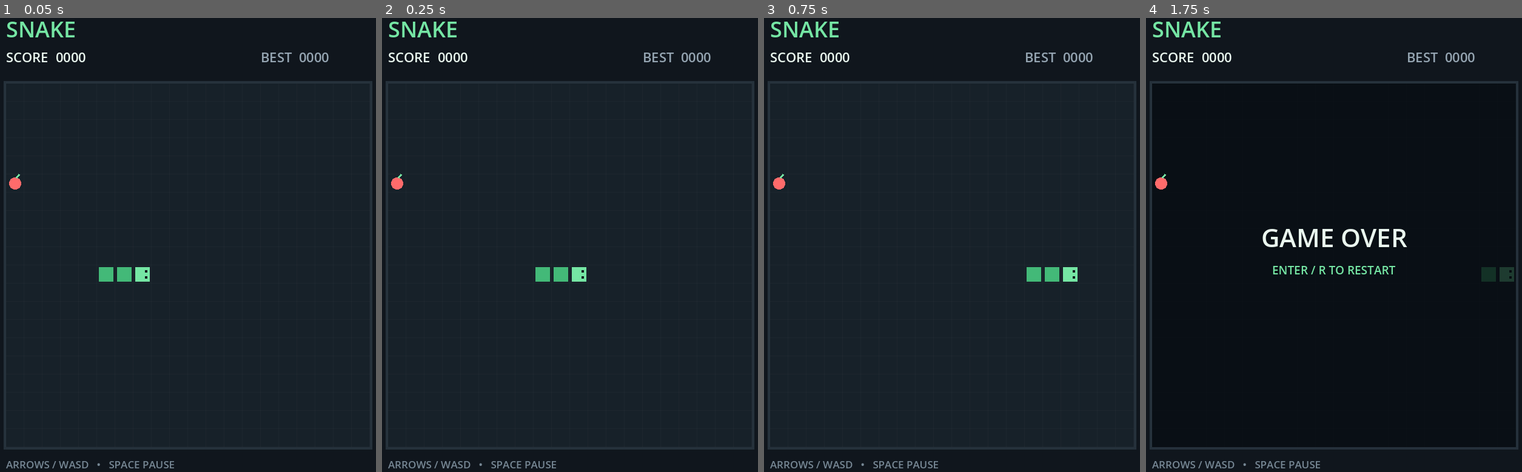
Above: before the commit, frames 1-4 (left to right).
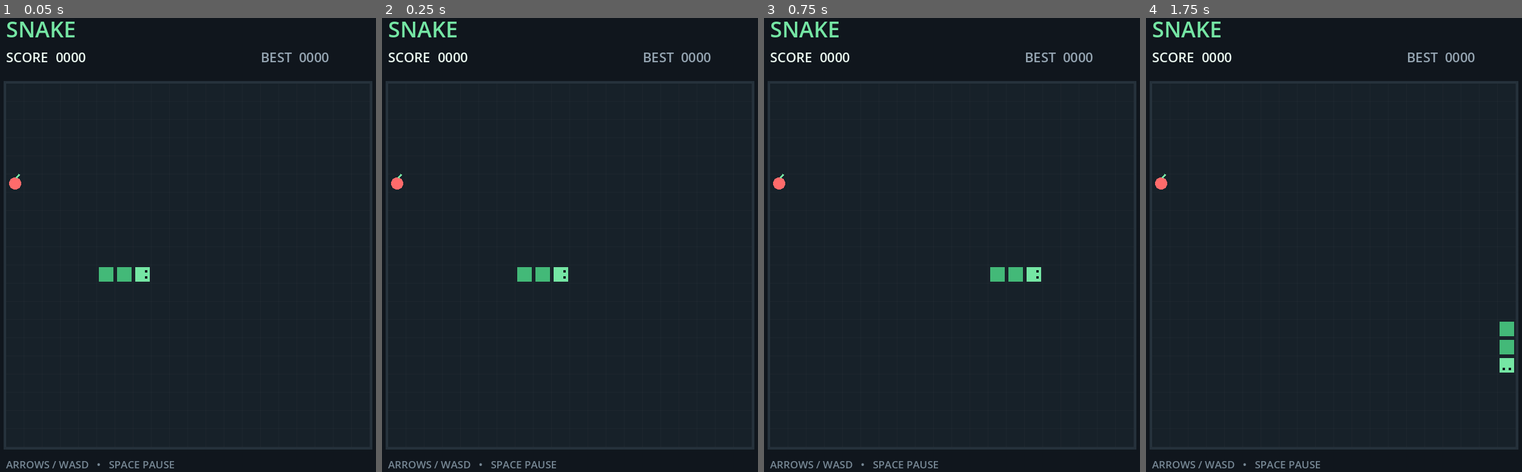
Above: after the commit, the same moments.

Repository: 1iuke/snake
Game: Godot game, scene res://main.tscn
The game is run twice, just before and just after one commit, with the same random seed, the same clock (stepped at 60 frames per second) and the same inputs.
Inputs:
- Up to frame 1 (0.05 s): no input
- Up to frame 2 (0.25 s): no input
- Up to frame 3 (0.75 s): tap Enter (restart_game) at 0.5 s; hold D (move_right) from 0.53 s (still down); tap M at 0.6 s
- Up to frame 4 (1.75 s): release D (move_right) at 1.28 s; hold S (move_down) from 1.28 s (still down); tap M at 1.35 s

Frame 1 is identical in both runs. In frame 2, 0.4% of the frame differs, in the area x 35-55%, y 54-59%; in frame 3, 0.6%; in frame 4, 1.5%, in the area x 6-99%, y 18-95%.

Commit message:
Lesson7: 把游戏规则变成 Resource

Diff:
--- /dev/null
+++ b/default_rules.tres
@@ -0,0 +1,7 @@
+[gd_resource type="Resource" script_class="GameRules" format=3 uid="uid://diqxvvtvgvw2p"]
+
+[ext_resource type="Script" uid="uid://bud6r00dllywk" path="res://game_rules.gd" id="1_wfcyf"]
+
+[resource]
+script = ExtResource("1_wfcyf")
+metadata/_custom_type_script = "uid://bud6r00dllywk"
--- /dev/null
+++ b/fast_rules.tres
@@ -0,0 +1,10 @@
+[gd_resource type="Resource" script_class="GameRules" format=3 uid="uid://r4ip8hlbona8"]
+
+[ext_resource type="Script" uid="uid://bud6r00dllywk" path="res://game_rules.gd" id="1_0vi2w"]
+
+[resource]
+script = ExtResource("1_0vi2w")
+score_per_food = 25
+start_speed = 0.1
+min_speed = 0.04
+metadata/_custom_type_script = "uid://bud6r00dllywk"
--- /dev/null
+++ b/game_rules.gd
@@ -0,0 +1,10 @@
+class_name GameRules
+extends Resource
+
+@export_group("Scoring")
+@export_range(1, 100, 1) var score_per_food := 10
+
+@export_group("Speed")
+@export_range(0.05, 0.50, 0.01) var start_speed := 0.16
+@export_range(0.03, 0.20, 0.005) var min_speed := 0.065
+@export_range(0.0001, 0.01, 0.0001) var speed_up_per_point := 0.0015
--- a/main.gd
+++ b/main.gd
@@ -5,8 +5,8 @@
 const ROWS := 20
 const CELL_SIZE := 30.0
 const BOARD_ORIGIN := Vector2(60, 140)
-@export_range(0.05, 0.50, 0.01) var start_speed  := 0.16
-const MIN_SPEED := 0.065
+@export var rules: GameRules
+
 
 var snake: Array[Vector2i] = []
 var direction := Vector2i.RIGHT
@@ -38,7 +38,7 @@
 
 	score_changed.emit(score, high_score)
 
-	move_timer.start(start_speed)
+	move_timer.start(rules.start_speed)
 	game_over = false
 	paused = false
 	spawn_food()
@@ -84,12 +84,12 @@
 
 	snake.push_front(new_head)
 	if ate_food:
-		score += 10
+		score += rules.score_per_food
 		high_score = maxi(high_score, score)
 		score_changed.emit(score, high_score)
 		move_timer.wait_time = maxf(
-			MIN_SPEED,
-			start_speed - score * 0.0015)
+			rules.min_speed,
+			rules.start_speed - score * rules.speed_up_per_point)
 		spawn_food()
 	queue_redraw()
 
--- a/main.tscn
+++ b/main.tscn
@@ -2,10 +2,11 @@
 
 [ext_resource type="Script" uid="uid://dkgqptcou4e1q" path="res://main.gd" id="1"]
 [ext_resource type="PackedScene" uid="uid://ok7xv2xv4a8a" path="res://hud.tscn" id="2_0xm2m"]
+[ext_resource type="Resource" uid="uid://r4ip8hlbona8" path="res://fast_rules.tres" id="2_h2yge"]
 
 [node name="SnakeGame" type="Node2D" unique_id=2054477713]
 script = ExtResource("1")
-start_speed = 0.08
+rules = ExtResource("2_h2yge")
 
 [node name="MoveTimer" type="Timer" parent="." unique_id=557227788]
 
Not shown, added: game_rules.gd.uid
Not shown, changed: RESOURCES.md
Not shown, added: learning-records/0006-input-actions.md
Not shown, added: lessons/0007-custom-resources.html
